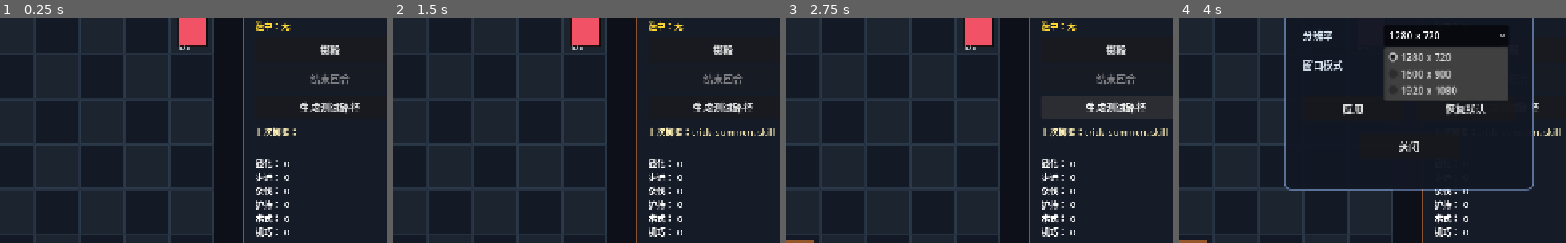
Above: before the commit, frames 1-4 (left to right).
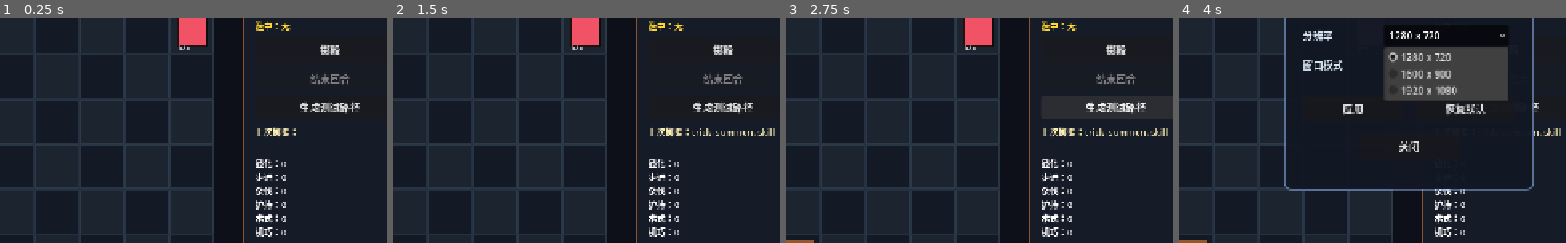
Above: after the commit, the same moments.

Repository: 9G420/CyberTao8
Game: Godot game, scene res://Scenes/Main.tscn
The game is run twice, just before and just after one commit, with the same random seed, the same clock (stepped at 60 frames per second) and the same inputs.
Inputs:
- Up to frame 1 (0.25 s): no input
- Up to frame 2 (1.5 s): click "掷骰" at 0.5 s; click "结束回合" at 1.25 s
- Up to frame 3 (2.75 s): click "生成测试路径" at 2 s
- Up to frame 4 (4 s): click "设置" at 2.75 s; click "1280 x 720" at 3.5 s
The pictures show only the part of the screen within x 20-70%, y 34-84%; the shares and areas given below are measured in that part.

The runs differ from the first frame. In frame 1, 0.2% of the frame differs, in the area x 72-75%, y 64-97%; in frame 2, 0.2%; in frame 3, 0.2%; in frame 4, 0.1%.

Commit message:
fix localized ui text and settings panel encoding

Diff:
--- a/CyberTao_Dice_Beast_Protocol/Project/Scripts/Main.gd
+++ b/CyberTao_Dice_Beast_Protocol/Project/Scripts/Main.gd
@@ -93,27 +93,27 @@
 
 func _on_move_requested(unit_id: String, target_cell: Vector2i) -> void:
 	var success: bool = _battle_flow.try_move_unit(unit_id, target_cell)
-	# Always refresh highlights (clears if MOVE is now 0)
 	_board_view.highlight_cells = _battle_flow.get_reachable_cells_for(unit_id)
 	_board_view.attack_highlight_cells = _battle_flow.get_attackable_cells_for(unit_id)
 	_board_view.queue_redraw()
 
 func _on_attack_requested(unit_id: String, target_cell: Vector2i) -> void:
 	var success: bool = _battle_flow.try_attack_unit(unit_id, target_cell)
-	# Refresh both highlight types after attack
 	_board_view.highlight_cells = _battle_flow.get_reachable_cells_for(unit_id)
 	_board_view.attack_highlight_cells = _battle_flow.get_attackable_cells_for(unit_id)
 	_board_view.queue_redraw()
 
 func _on_phase_changed(phase_name: String) -> void:
 	if phase_name == "VICTORY":
-		_result_label.text = "VICTORY"
+		_result_label.text = "胜利"
 		_result_label.add_theme_color_override("font_color", Color(0.2, 1.0, 0.4))
 		_result_label.visible = true
 	elif phase_name == "DEFEAT":
-		_result_label.text = "DEFEAT"
+		_result_label.text = "失败"
 		_result_label.add_theme_color_override("font_color", Color(1.0, 0.3, 0.3))
 		_result_label.visible = true
+	else:
+		_result_label.visible = false
 
 func _on_settings_pressed() -> void:
 	_settings_panel.open()
--- a/CyberTao_Dice_Beast_Protocol/Project/Scripts/UI/DiceDebugPanel.gd
+++ b/CyberTao_Dice_Beast_Protocol/Project/Scripts/UI/DiceDebugPanel.gd
@@ -173,12 +173,12 @@
 	if pool.is_empty() and dice_manager:
 		pool = dice_manager.crest_pool
 	crest_label.clear()
-	crest_label.append_text("显化： " + str(pool.get("summon", 0)) + "\n")
-	crest_label.append_text("步进： " + str(pool.get("move", 0)) + "\n")
-	crest_label.append_text("杀伐： " + str(pool.get("attack", 0)) + "\n")
-	crest_label.append_text("护持： " + str(pool.get("defend", 0)) + "\n")
-	crest_label.append_text("术式： " + str(pool.get("skill", 0)) + "\n")
-	crest_label.append_text("机巧： " + str(pool.get("trick", 0)) + "\n")
+	crest_label.append_text("显化：" + str(pool.get("summon", 0)) + "\n")
+	crest_label.append_text("步进：" + str(pool.get("move", 0)) + "\n")
+	crest_label.append_text("杀伐：" + str(pool.get("attack", 0)) + "\n")
+	crest_label.append_text("护持：" + str(pool.get("defend", 0)) + "\n")
+	crest_label.append_text("术式：" + str(pool.get("skill", 0)) + "\n")
+	crest_label.append_text("机巧：" + str(pool.get("trick", 0)) + "\n")
 
 func _phase_label_text(phase_name: String) -> String:
 	match phase_name:
--- a/CyberTao_Dice_Beast_Protocol/Project/Scripts/UI/SettingsPanel.gd
+++ b/CyberTao_Dice_Beast_Protocol/Project/Scripts/UI/SettingsPanel.gd
@@ -35,7 +35,6 @@
 	title.add_theme_color_override("font_color", Color(0.8, 0.9, 1.0))
 	add_child(title)
 
-	# Resolution label + option
 	var res_label := Label.new()
 	res_label.text = "分辨率"
 	res_label.position = Vector2(30, 60)
@@ -52,7 +51,6 @@
 	resolution_option.add_item("1920 x 1080", 2)
 	add_child(resolution_option)
 
-	# Mode label + option
 	var mode_label := Label.new()
 	mode_label.text = "窗口模式"
 	mode_label.position = Vector2(30, 108)
@@ -69,7 +67,6 @@
 	mode_option.add_item("无边框窗口", 2)
 	add_child(mode_option)
 
-	# Apply button
 	var apply_btn := Button.new()
 	apply_btn.text = "应用"
 	apply_btn.position = Vector2(30, 170)
@@ -77,7 +74,6 @@
 	apply_btn.pressed.connect(_on_apply_pressed)
 	add_child(apply_btn)
 
-	# Reset button
 	var reset_btn := Button.new()
 	reset_btn.text = "恢复默认"
 	reset_btn.position = Vector2(210, 170)
@@ -85,7 +81,6 @@
 	reset_btn.pressed.connect(_on_reset_pressed)
 	add_child(reset_btn)
 
-	# Close button
 	var close_btn := Button.new()
 	close_btn.text = "关闭"
 	close_btn.position = Vector2(120, 230)
@@ -96,14 +91,12 @@
 func _sync_from_settings() -> void:
 	if display_settings == null:
 		return
-	# Sync resolution dropdown
 	var res: Vector2i = display_settings.current_resolution
 	for i in range(display_settings.RESOLUTIONS.size()):
 		var r: Vector2i = display_settings.RESOLUTIONS[i]
 		if r.x == res.x and r.y == res.y:
 			resolution_option.selected = i
 			break
-	# Sync mode dropdown
 	mode_option.selected = int(display_settings.current_mode)
 
 func _on_apply_pressed() -> void:
